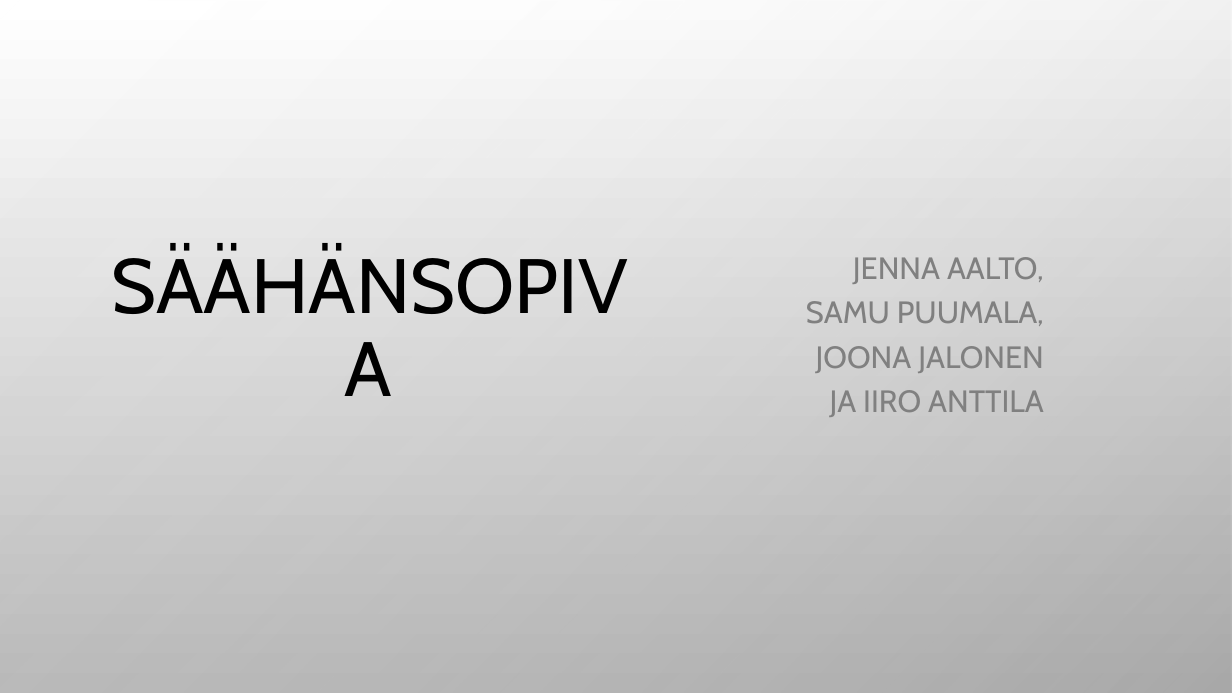
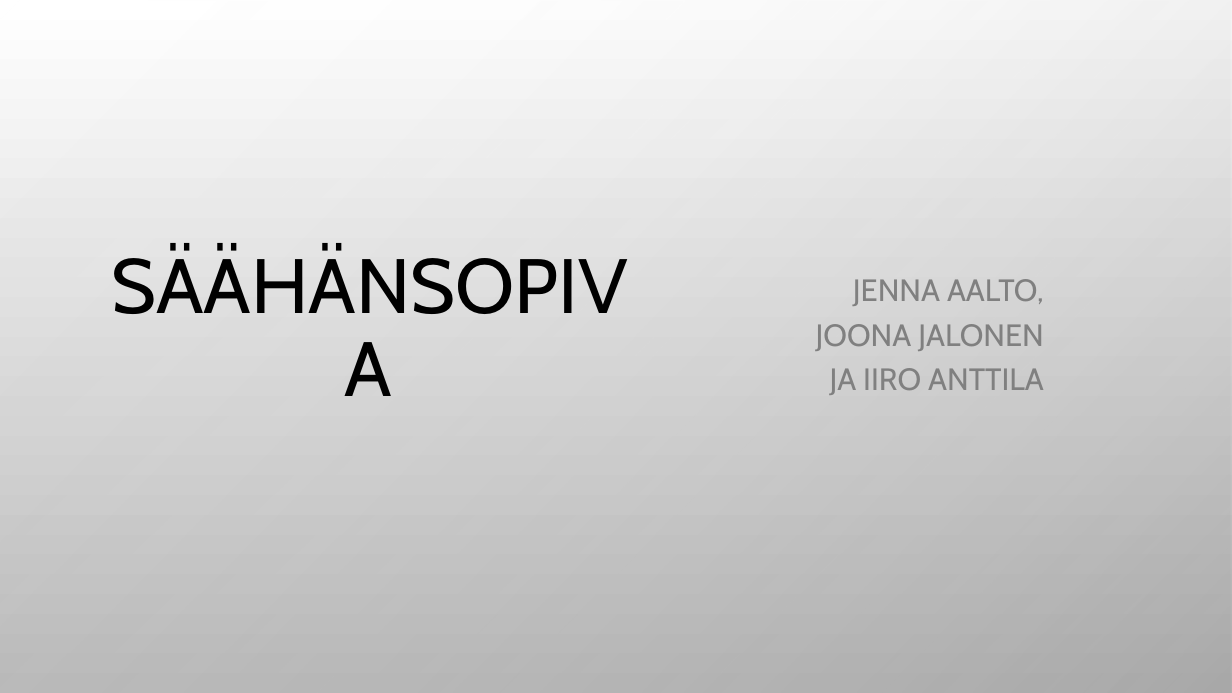
Before and after one commit to JennaAalto/Projekti, a slide deck: slide 1 of SäähänSopivaFinal.pptx. Drawn at 1232x693 pixels with LibreOffice and Linux fonts; fonts in the diff are those of the drawing; background and template pictures are left out. Boxes give left, top, right and bottom in pixels: in the first picture for what was removed or moved away, otherwise in the second. Text is boxed around its words. In the diff, an @@ line names an element or a change of style, - is before the commit and + after.

```diff
--- a/SäähänSopivaFinal.pptx
+++ b/SäähänSopivaFinal.pptx
@@ subtitle at <box>816,279,1044,395</box>: text changed @@
-JENNA AALTO, SAMU PUUMALA, JOONA JALONEN JA IIRO ANTTILA
+JENNA AALTO, JOONA JALONEN JA IIRO ANTTILA
```
Also in this commit, not shown: 1 other slide changed, 1 slide added, 1 slide removed, 3 other files.
